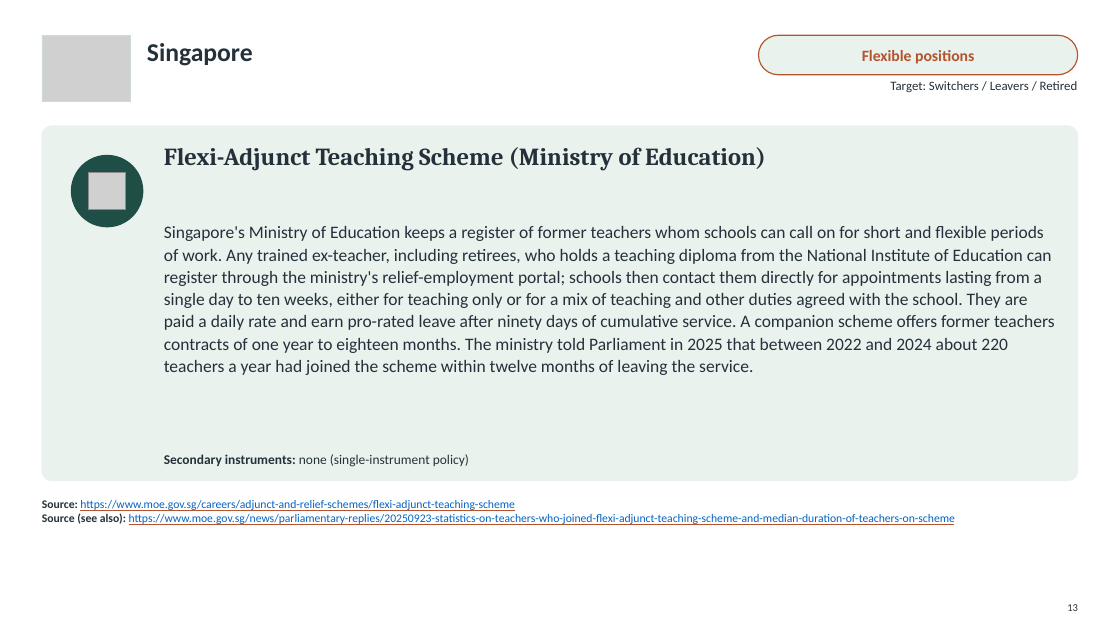
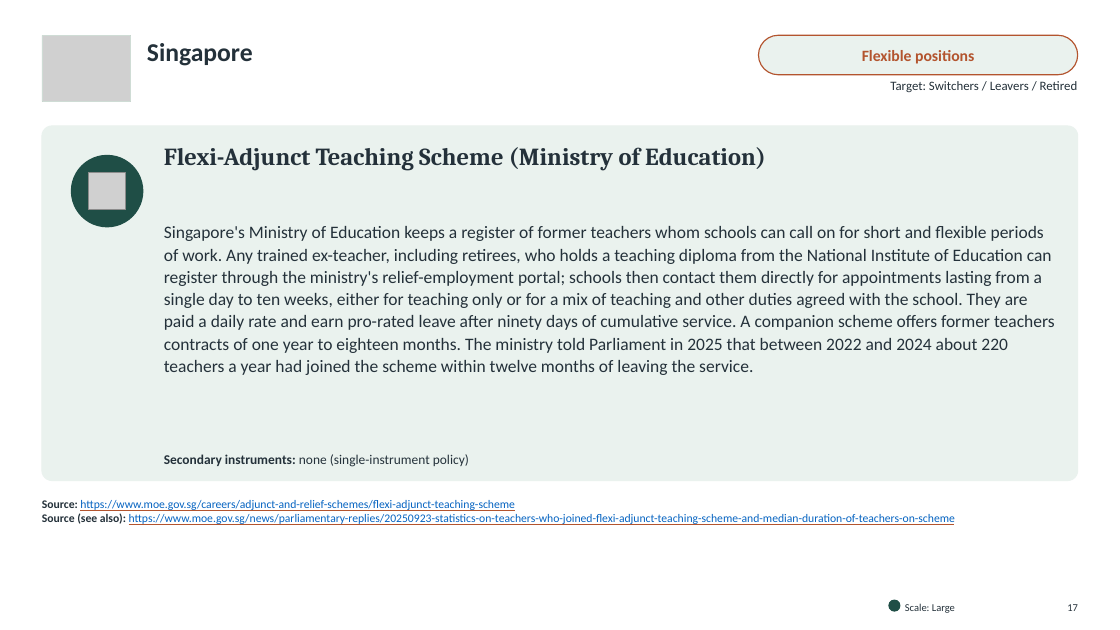
Before and after one commit to jedr1-ship-it/Alternative-Pathways----Quant, a slide deck: slide 17 of policies/Re-attracting_Former_Teachers.pptx (slide 13 before the commit). Drawn at 1120x630 pixels with LibreOffice and Linux fonts; fonts in the diff are those of the drawing; grey boxes stand for pictures. Boxes give left, top, right and bottom in pixels: in the first picture for what was removed or moved away, otherwise in the second. Text is boxed around its words. In the diff, an @@ line names an element or a change of style, - is before the commit and + after.

```diff
--- a/policies/Re-attracting_Former_Teachers.pptx
+++ b/policies/Re-attracting_Former_Teachers.pptx
@@ ellipse added at (x1=889, y1=600, x2=900, y2=611), fill #1F4E46, outline #1F4E46 1 pt @@
@@ text added at (x1=905, y1=603, x2=955, y2=613), 9 pt, text #24313A @@
+Scale: Large
```
Also in this commit, not shown: 17 other slides changed, 15 slides added, 1 slide removed, 5 other files.
